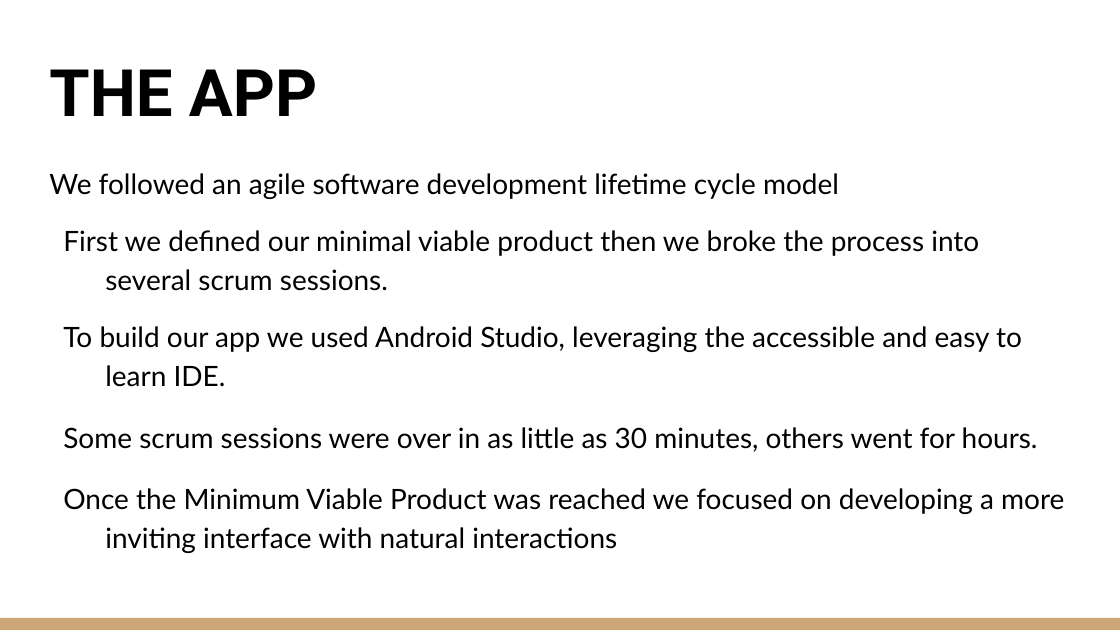
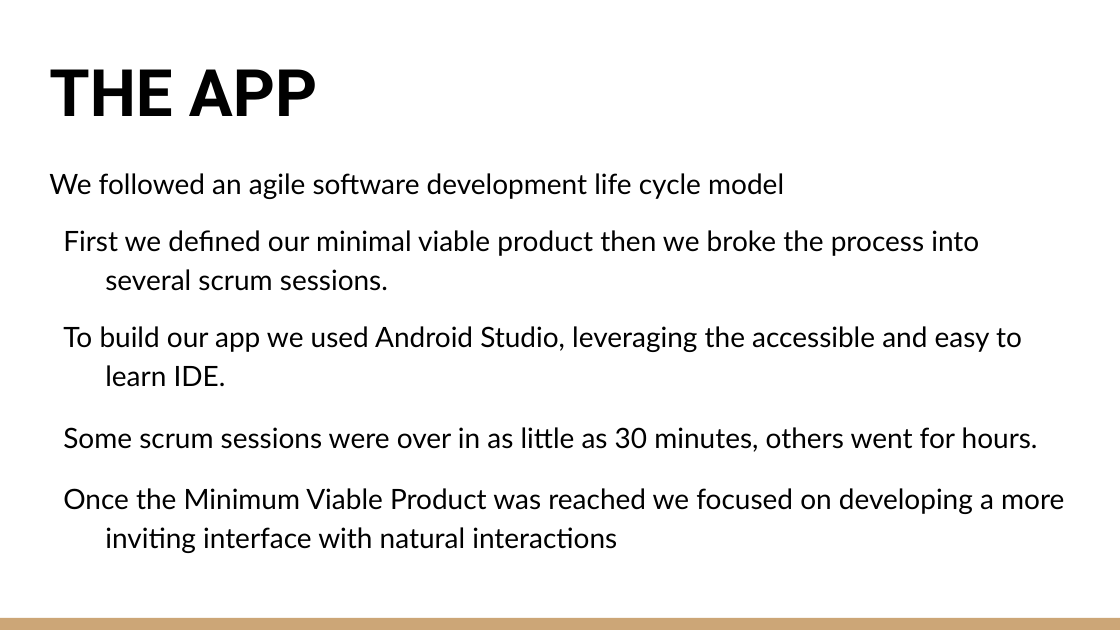
Before and after one commit to Columbus2016/team-9, a slide deck: slide 3 of CHOICES PPT.pptx. Drawn at 1120x630 pixels with LibreOffice and Linux fonts; fonts in the diff are those of the drawing. Boxes give left, top, right and bottom in pixels: in the first picture for what was removed or moved away, otherwise in the second. Text is boxed around its words. In the diff, an @@ line names an element or a change of style, - is before the commit and + after.

Commit message:
PPT Change

```diff
--- a/CHOICES PPT.pptx
+++ b/CHOICES PPT.pptx
@@ text at [49, 173, 784, 199]: text changed @@
-We followed an agile software development lifetime cycle model
+We followed an agile software development life cycle model
```
